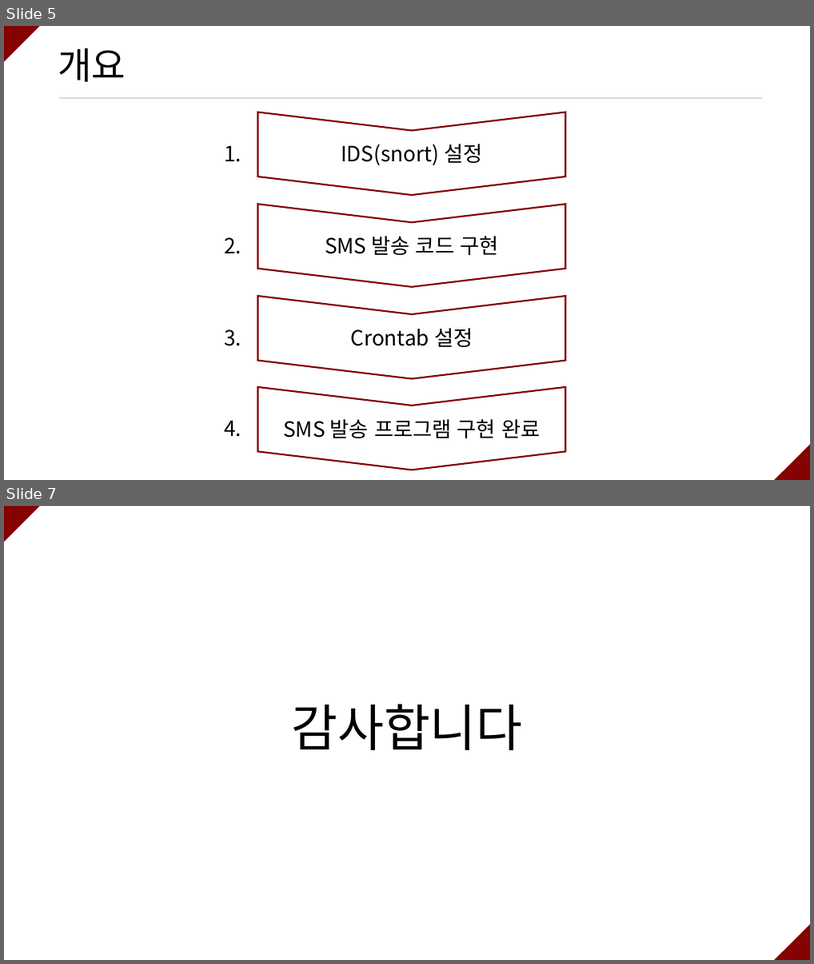
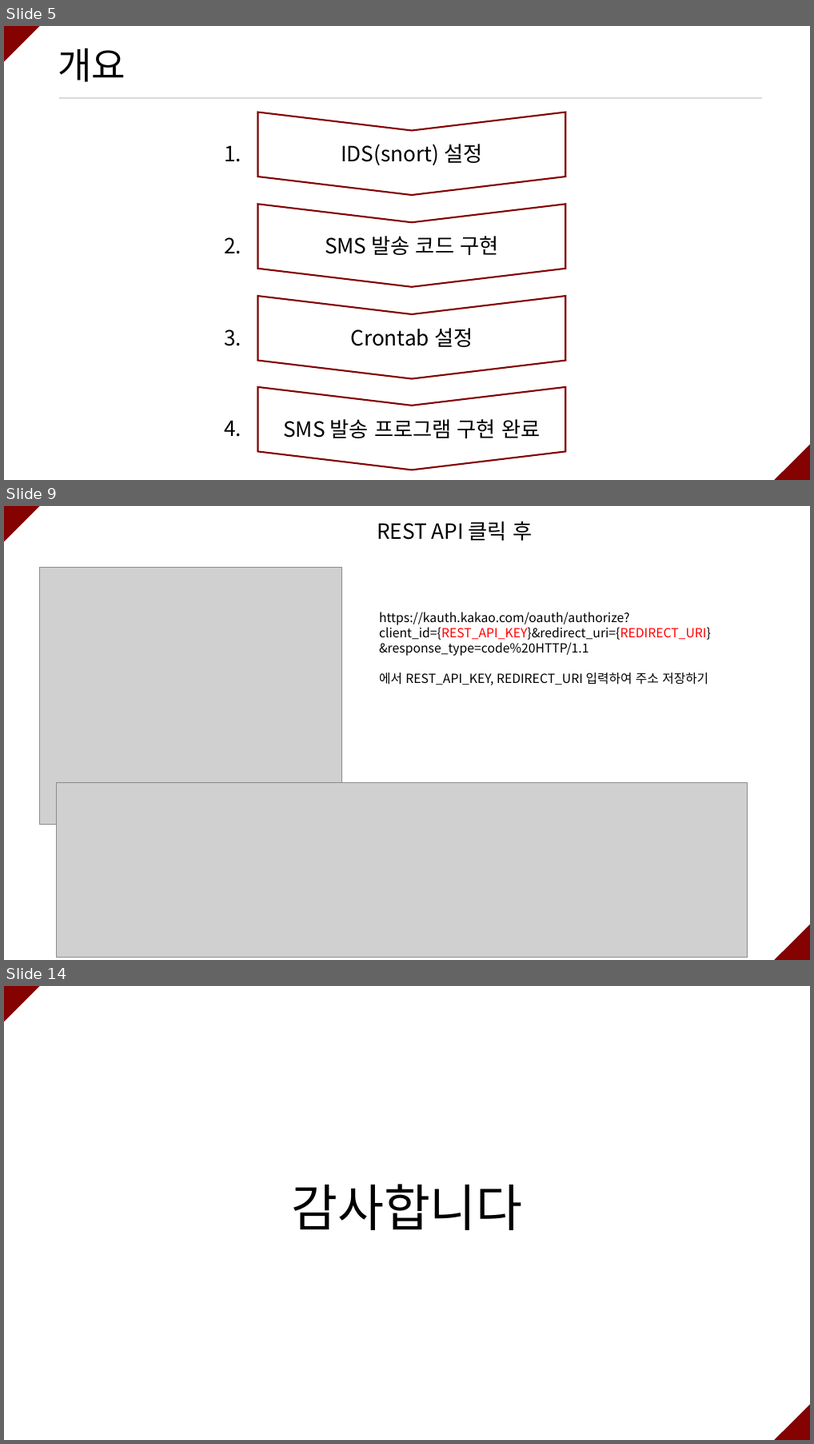
Before and after one commit to ramieeee/self_learning, a slide deck: semi_projects/쇼핑몰 옷 사이즈 확인 크롤링/쇼핑몰 옷 사이즈 확인 크롤링.pptx. Shown one above the other, each under a label of ours: slides 5 and 7 before the commit, slides 5, 9 and 14 after it; the slides between them are not shown. The pictures are 814x964 and 814x1444 pixels, drawn with LibreOffice and Linux fonts; fonts in the diff are those of the drawing; grey boxes stand for pictures. Boxes give left, top, right and bottom in pixels: in the first picture for what was removed or moved away, otherwise in the second. Text is boxed around its words. In the diff, an @@ line names an element or a change of style, - is before the commit and + after.

```diff
--- a/semi_projects/쇼핑몰 옷 사이즈 확인 크롤링/쇼핑몰 옷 사이즈 확인 크롤링.pptx
+++ b/semi_projects/쇼핑몰 옷 사이즈 확인 크롤링/쇼핑몰 옷 사이즈 확인 크롤링.pptx
@@ slide 9 added at <box>4,506,810,960</box>, background #FFFFFF @@
@@ triangle added at <box>4,506,40,542</box>, fill #840202 @@
@@ text added at <box>377,521,532,540</box>, 25 pt, text #000000 @@
+REST API 클릭 후
@@ picture added at <box>40,567,342,824</box> @@
@@ text added at <box>379,612,711,685</box>, 15 pt, text #000000 @@
+https://kauth.kakao.com/oauth/authorize?client_id={REST_API_KEY}&redirect_uri={REDIRECT_URI}&response_type=code%20HTTP/1.1
+에서 REST_API_KEY, REDIRECT_URI 입력하여 주소 저장하기
@@ picture added at <box>57,783,748,957</box> @@
@@ triangle added at <box>774,924,810,960</box>, fill #840202 @@
@@ what was slide 7 is now slide 14 @@
```
Also in this commit, not shown: 1 slide changed, 6 other slides added.
